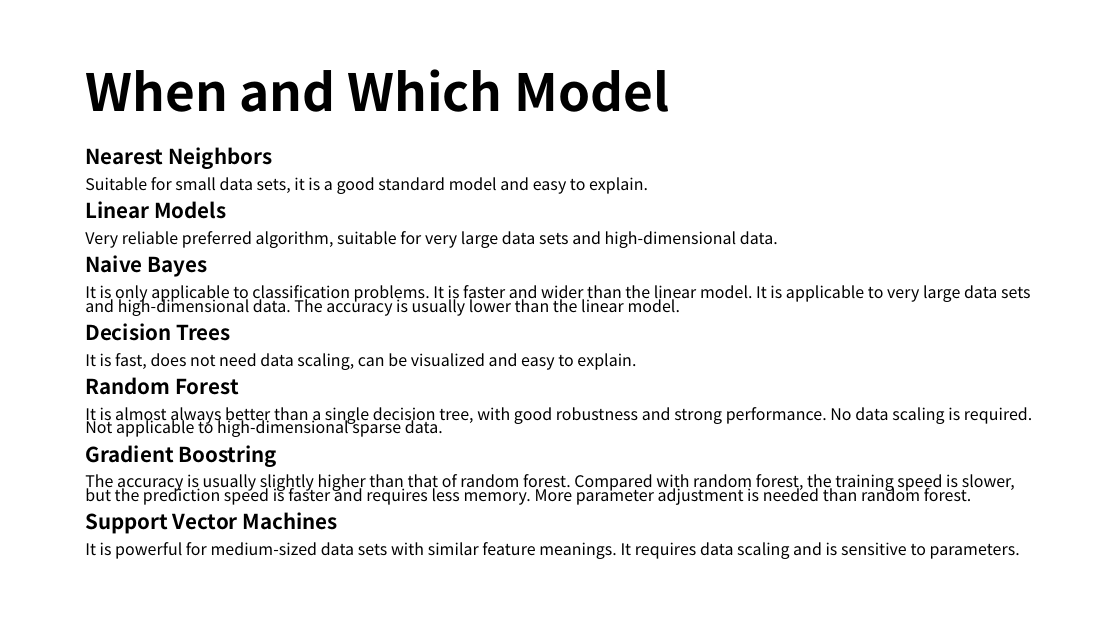
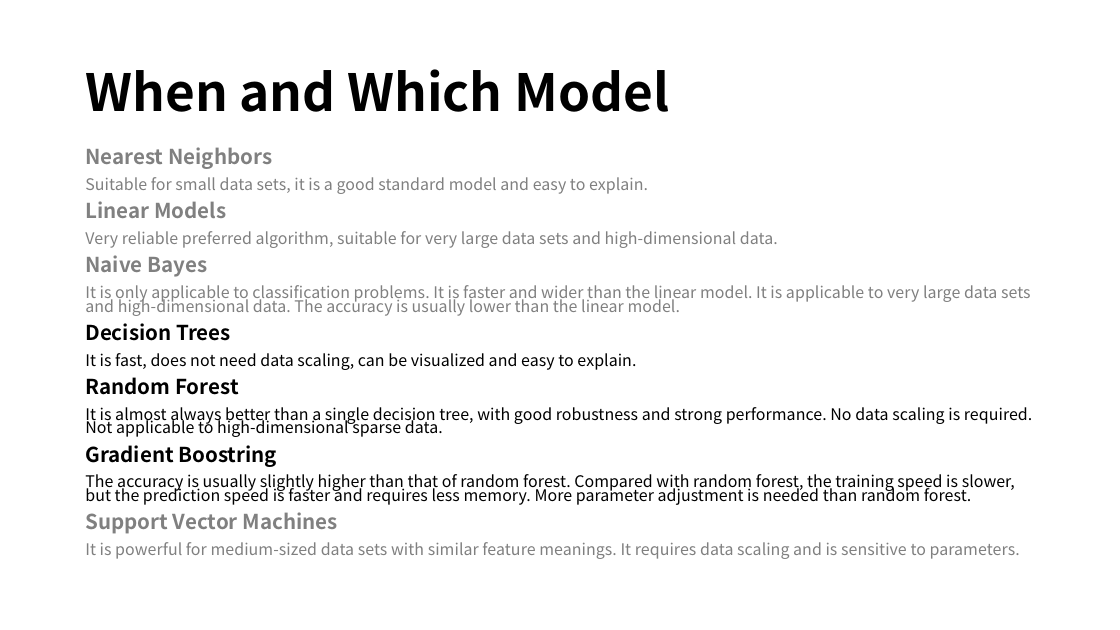
Before and after one commit to kidzss/ML584Project, a slide deck: slide 14 of The Project Introduction.pptx. Drawn at 1120x630 pixels with LibreOffice and Linux fonts; fonts in the diff are those of the drawing. Boxes give left, top, right and bottom in pixels: in the first picture for what was removed or moved away, otherwise in the second. Text is boxed around its words. In the diff, an @@ line names an element or a change of style, - is before the commit and + after.

```diff
--- a/The Project Introduction.pptx
+++ b/The Project Introduction.pptx
@@ text at (x1=85, y1=147, x2=1031, y2=559): text colour #000000 to #808080 in "Nearest Neighbors", "Suitable for small data sets, it is ...", "Linear Models", "Very reliable preferred algorithm, suitable for very ..." and 4 more places @@
```
Also in this commit, not shown: 6 other slides changed, 1 other file.
